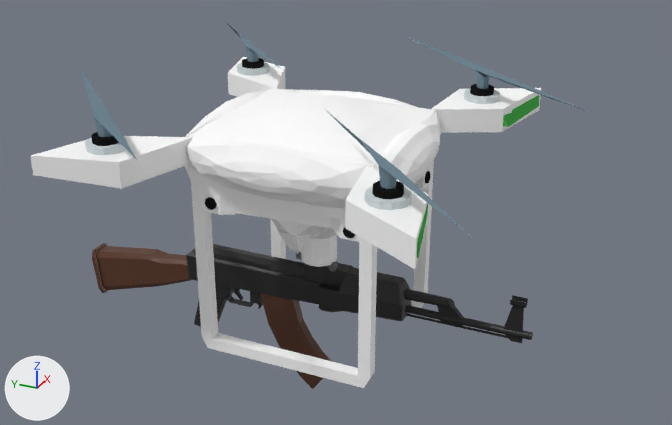
The Blender file Assets/Models/DroneAK.blend: old version first, new version second.
Both versions are drawn from a 50 mm lens placed at (-1.239, -0.59, 0.554), pointed at (0.042, -0.014, -0.087). Every picture has the same lights, and +X, +Y and +Z are marked at lower left.

In view in the first picture: 'AssaultRIfle_01_Cube.002', 'group1345748236', 'group1351310026', 'group1506967990', 'group1635633909', 'group1726010505', 'group1802215358', 'group1947824049', 'group2109774117', 'group2114471358', 'group562219596', 'group992375522'.
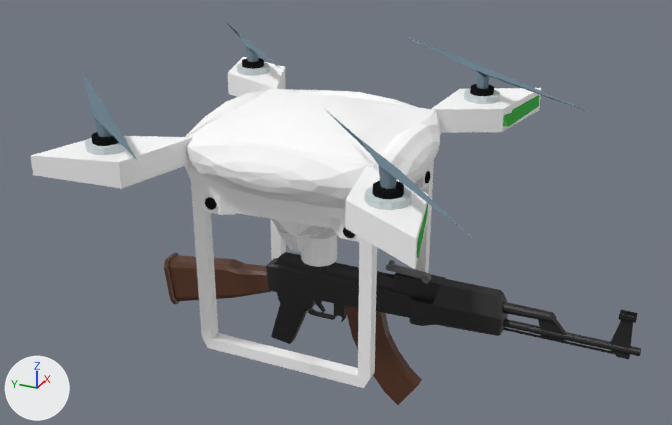
What differs and where, as boxes [x1, y1, x2, y2] in the pictures (672 x 425 px):
'AssaultRIfle_01_Cube.002', moved
    before: [92, 243, 533, 389]
    after: [164, 252, 641, 405]

Patch to the scene script:
```diff
--- a/Assets/Models/DroneAK.blend.py
+++ b/Assets/Models/DroneAK.blend.py
@@ ob_assaultrifle_01_cube_002 @@
 ob_assaultrifle_01_cube_002 = bpy.data.objects.new('AssaultRIfle_01_Cube.002', me_assaultrifle_01_cube_002)
-ob_assaultrifle_01_cube_002.location = (0.012, -0.007, -0.226)
+ob_assaultrifle_01_cube_002.location = (0.012, -0.168, -0.213)
 ob_assaultrifle_01_cube_002.rotation_euler = (1.571, 0.0, -3.139)  # degrees (90, 0, -180)
```
